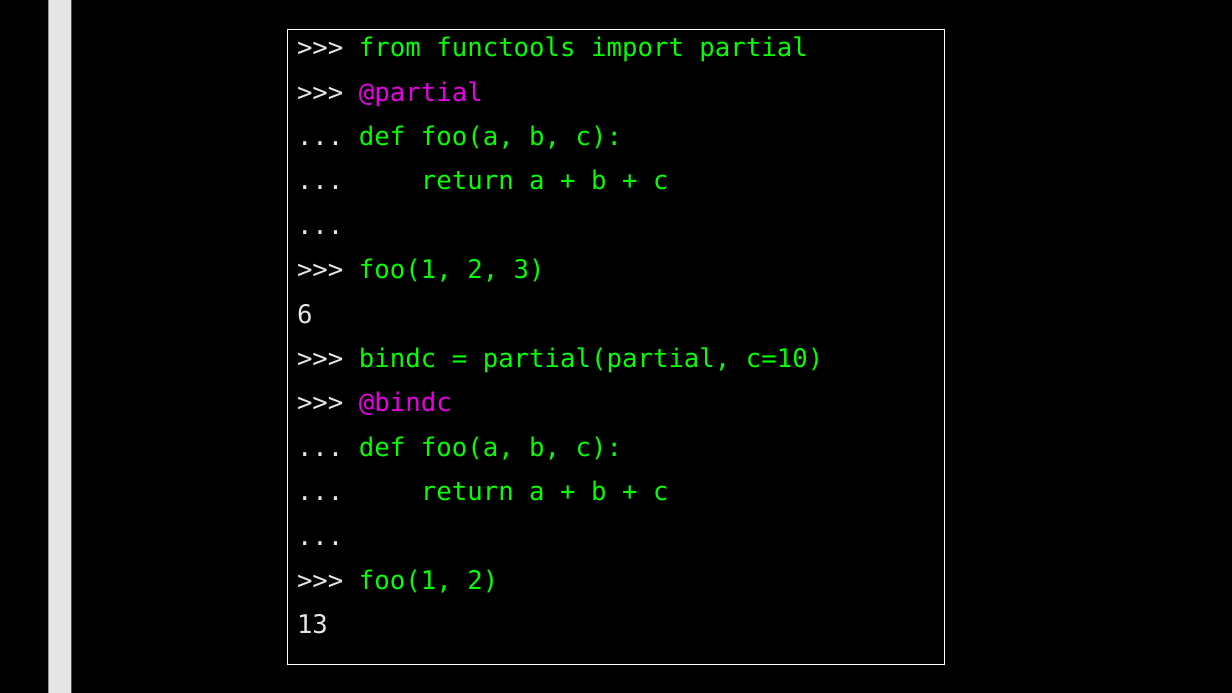
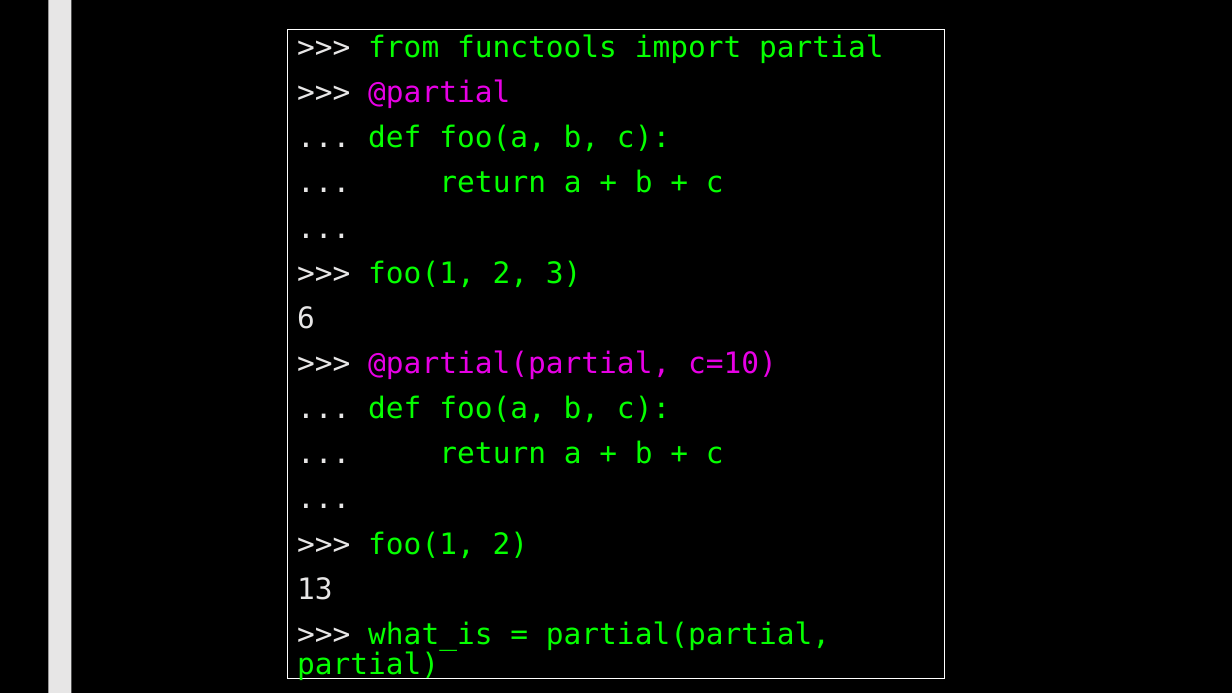
Before and after one commit to max7patek/metaprogramming, a slide deck: slide 11 of slides/04-Decorators.pptx. Drawn at 1232x693 pixels with LibreOffice and Linux fonts; fonts in the diff are those of the drawing. Boxes give left, top, right and bottom in pixels: in the first picture for what was removed or moved away, otherwise in the second. Text is boxed around its words. In the diff, an @@ line names an element or a change of style, - is before the commit and + after.

Commit message:
added preview of futamura

```diff
--- a/slides/04-Decorators.pptx
+++ b/slides/04-Decorators.pptx
@@ rectangle ">>> from functools import partial": place and size @@
-rectangle ">>> from functools import partial" at [288, 29, 945, 665]
+rectangle ">>> from functools import partial" at [288, 29, 945, 678]
@@ text in rectangle at [297, 34, 883, 600]: size 20 to 23 pt in ">>> from functools import partial", ">>> @partial", "... def foo(a, b, c):", "... return a + b + c" and 8 more places; line spacing 0.94 to 0.84 @@
@@ text in rectangle at [368, 350, 777, 379]: text changed; size 20 to 23 pt; text colour #05FF00 to #E700E5 @@
->>> bindc = partial(partial, c=10)
->>> @bindc
+>>> @partial(partial, c=10)
@@ text in rectangle at [297, 621, 830, 680]: paragraph added @@
+>>> what_is = partial(partial, partial)
```
